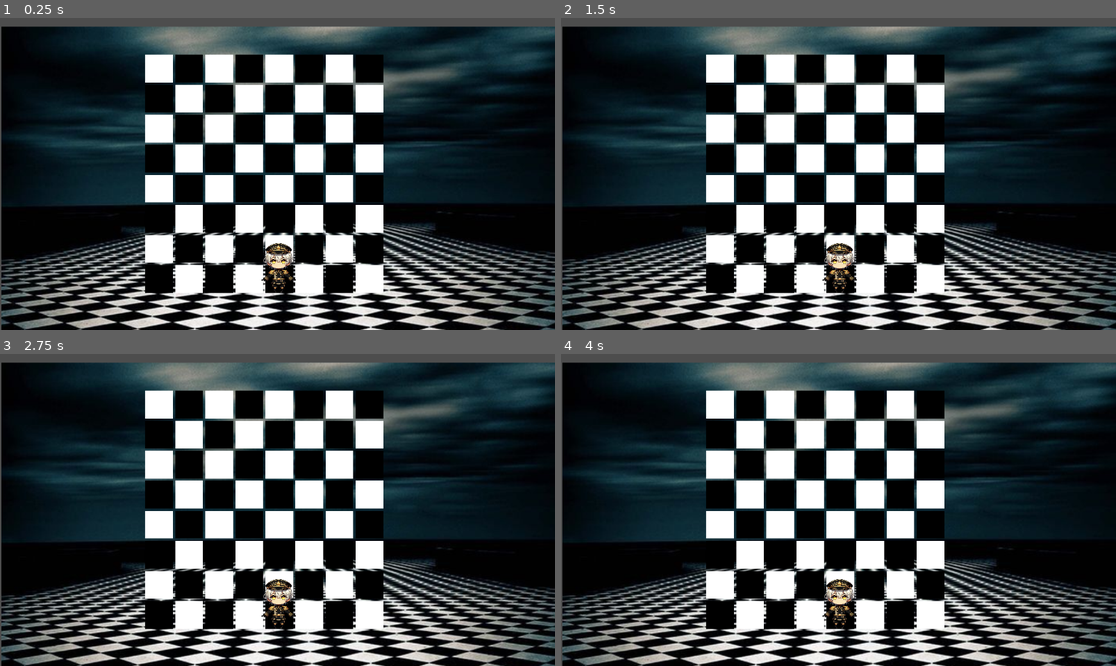
Above: before the commit, frames 1-4 (two rows, left to right).
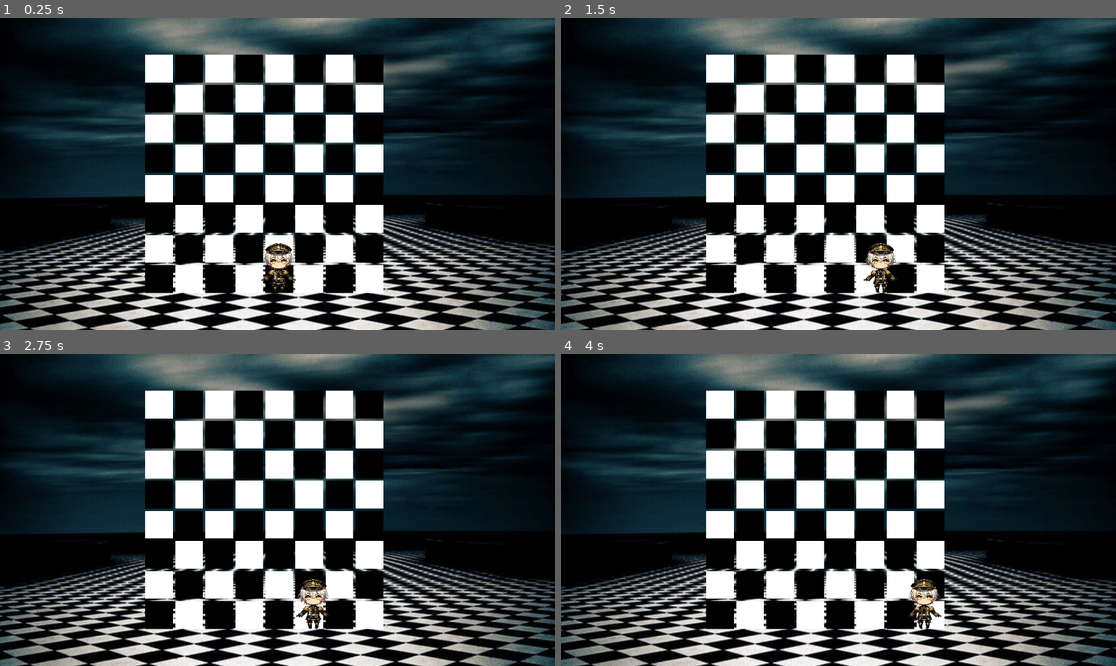
Above: after the commit, the same moments.

Repository: sonnypyo/GodotProject
Game: Godot game, scene res://level.tscn
Two runs of this game, one before a commit and one after it. Both use one fixed random seed, a clock stepped at 60 frames per second and the inputs below. The project has no main scene, so this scene is started directly.
Inputs:
- Up to frame 1 (0.25 s): no input
- Up to frame 2 (1.5 s): tap Enter (ui_accept) at 0.5, 0.6, 0.77, 1.07, 1.35 s; hold Right (ui_right) from 0.53 s (still down)
- Up to frame 3 (2.75 s): tap Enter (ui_accept) at 1.52, 1.82, 2.1 s; release Right (ui_right) at 2.03 s; hold Left (ui_left) from 2.03 s (still down)
- Up to frame 4 (4 s): release Left (ui_left) at 2.78 s; hold Right (ui_right) from 2.78 s (still down); tap Enter (ui_accept) at 2.85, 3.02, 3.32, 3.6, 3.77 s

The runs differ from the first frame. In frame 1, 28% of the frame differs, in the area x 0-100%, y 0-100%; in frame 2, 29%; in frame 3, 29%; in frame 4, 29%.

Commit message:
12/5 SJP
캐릭터

Diff:
--- /dev/null
+++ b/godotfinalproject/character_body_2d.gd
@@ -0,0 +1,23 @@
+extends CharacterBody2D
+
+
+const SPEED = 300.0
+const JUMP_VELOCITY = -400.0
+
+
+func _physics_process(delta: float) -> void:
+
+
+	# Handle jump.
+	if Input.is_action_just_pressed("ui_accept") and is_on_floor():
+		velocity.y = JUMP_VELOCITY
+
+	# Get the input direction and handle the movement/deceleration.
+	# As good practice, you should replace UI actions with custom gameplay actions.
+	var direction := Input.get_axis("ui_left", "ui_right")
+	if direction:
+		velocity.x = direction * SPEED
+	else:
+		velocity.x = move_toward(velocity.x, 0, SPEED)
+
+	move_and_slide()
--- a/godotfinalproject/character_body_2d.tscn
+++ b/godotfinalproject/character_body_2d.tscn
@@ -1,11 +1,13 @@
-[gd_scene load_steps=3 format=3 uid="uid://cta5l11s6qypb"]
+[gd_scene load_steps=4 format=3 uid="uid://cta5l11s6qypb"]
 
 [ext_resource type="Texture2D" uid="uid://dx1cibhxw7gfc" path="res://LightChessPlayer.png" id="1_5bgny"]
+[ext_resource type="Script" path="res://character_body_2d.gd" id="1_xptth"]
 
 [sub_resource type="RectangleShape2D" id="RectangleShape2D_hc4nl"]
 size = Vector2(696, 1000)
 
 [node name="CharacterBody2D" type="CharacterBody2D"]
+script = ExtResource("1_xptth")
 
 [node name="CollisionShape2D" type="CollisionShape2D" parent="."]
 position = Vector2(25, 3)
--- a/godotfinalproject/level.tscn
+++ b/godotfinalproject/level.tscn
@@ -6,8 +6,8 @@
 
 [node name="Level1" type="Node2D"]
 
-[node name="Sprite2D2" type="Sprite2D" parent="."]
-position = Vector2(988, 1789)
+[node name="BackGround" type="Sprite2D" parent="."]
+position = Vector2(917, 1731)
 scale = Vector2(5.39184, 5.39184)
 texture = ExtResource("1_xuxxv")
 
